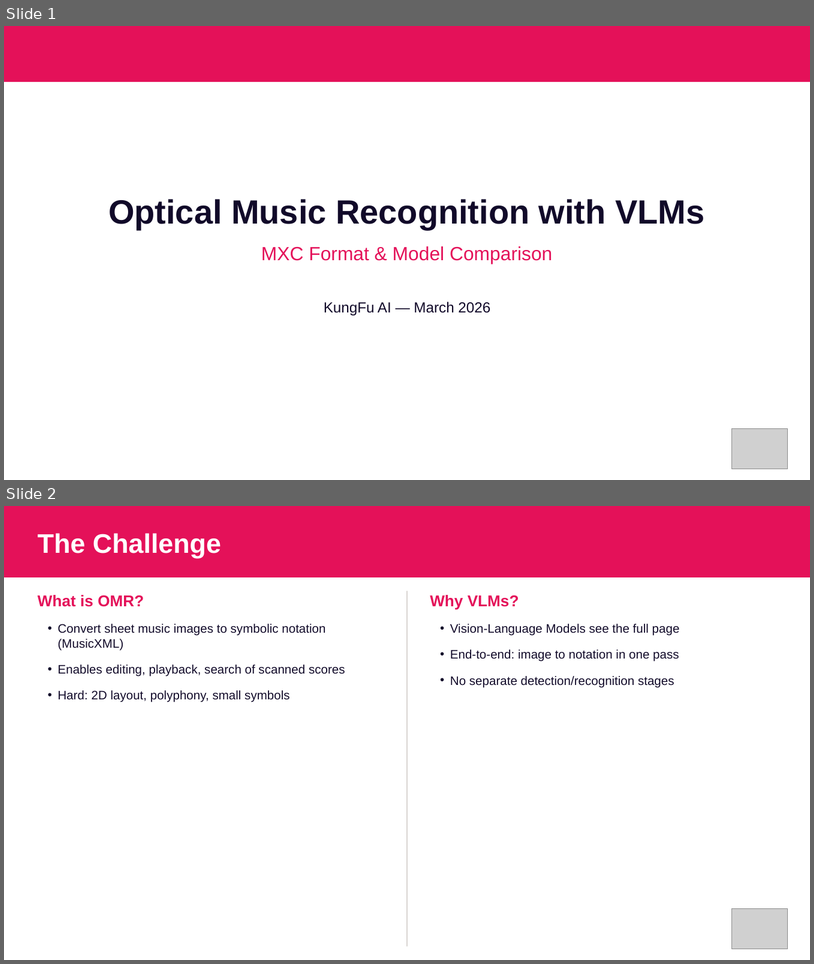
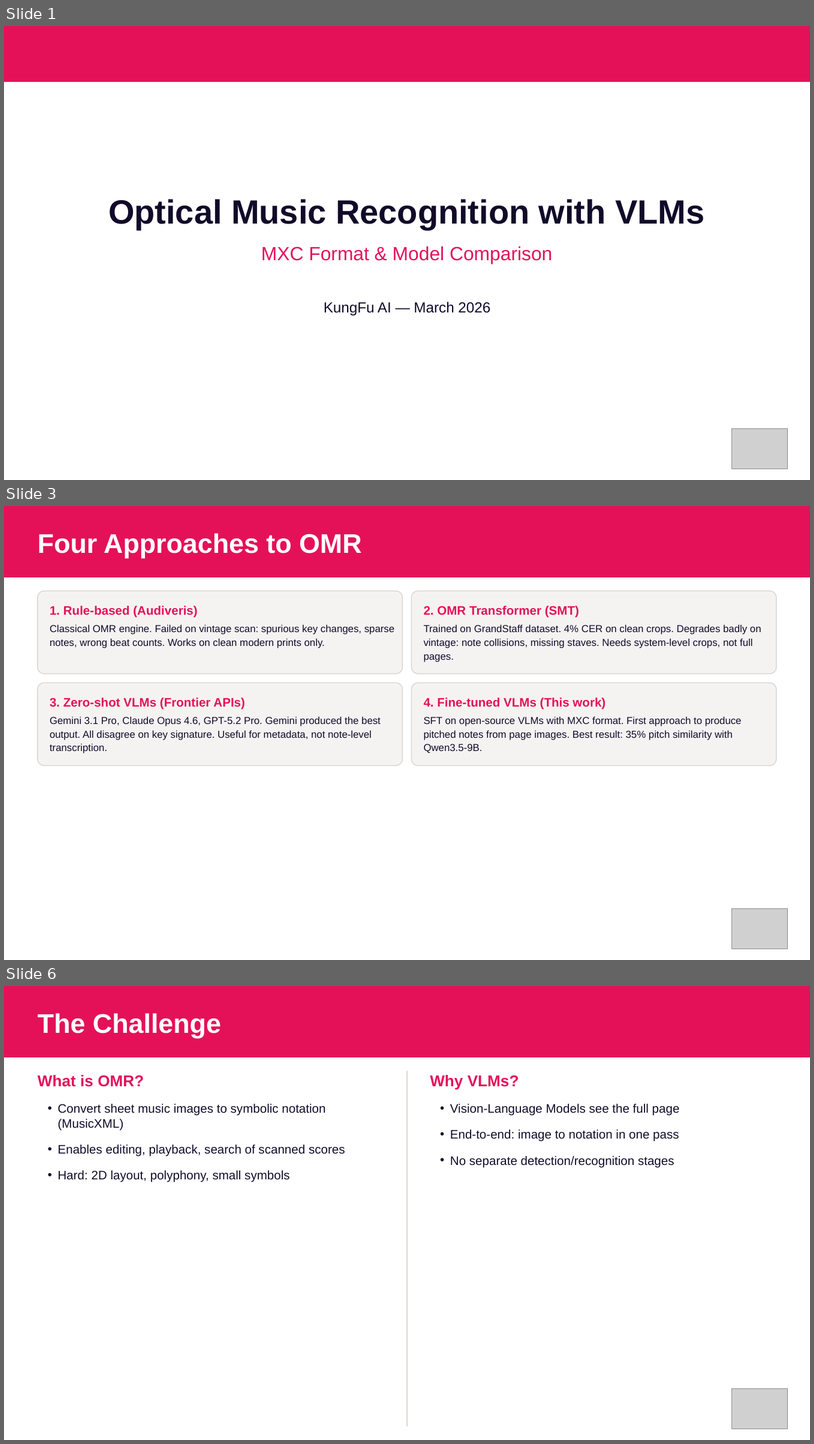
Before and after one commit to kungfuai/CVlization, a slide deck: examples/perception/optical_music_recognition/slides-omr-mxc/omr-mxc-results.pptx. Shown one above the other, each under a label of ours: slides 1 and 2 before the commit, slides 1, 3 and 6 after it; the slides between them are not shown. The pictures are 814x964 and 814x1444 pixels, drawn with LibreOffice and Linux fonts; fonts in the diff are those of the drawing; grey boxes stand for pictures. Boxes give left, top, right and bottom in pixels: in the first picture for what was removed or moved away, otherwise in the second. Text is boxed around its words. In the diff, an @@ line names an element or a change of style, - is before the commit and + after.

Commit message:
Expand deck to 16 slides: add vintage scan, 4 approaches, zero-shot comparison, dataset images

```diff
--- a/examples/perception/optical_music_recognition/slides-omr-mxc/omr-mxc-results.pptx
+++ b/examples/perception/optical_music_recognition/slides-omr-mxc/omr-mxc-results.pptx
@@ slide 3 added at bbox=[4, 506, 810, 960], background #FFFFFF @@
@@ rectangle added at bbox=[4, 506, 810, 578], fill #E41159 @@
@@ text added at bbox=[38, 533, 362, 558], 24 pt, text #FFFFFF, bold @@
+Four Approaches to OMR
@@ rounded rectangle added at bbox=[38, 591, 403, 674], fill #F5F3F2, outline #D9D5D2 0.75 pt @@
@@ rounded rectangle added at bbox=[412, 591, 777, 674], fill #F5F3F2, outline #D9D5D2 0.75 pt @@
@@ text added at bbox=[50, 606, 197, 618], 11 pt, text #E41159, bold @@
+1. Rule-based (Audiveris)
@@ text added at bbox=[424, 606, 579, 618], 11 pt, text #E41159, bold @@
+2. OMR Transformer (SMT)
@@ text added at bbox=[50, 624, 395, 648], 9 pt, text #110A29 @@
+Classical OMR engine. Failed on vintage scan: spurious key changes, sparse notes, wrong beat counts. Works on clean modern prints only.
@@ text added at bbox=[424, 624, 762, 662], 9 pt, text #110A29 @@
+Trained on GrandStaff dataset. 4% CER on clean crops. Degrades badly on vintage: note collisions, missing staves. Needs system-level crops, not full pages.
@@ rounded rectangle added at bbox=[38, 682, 403, 766], fill #F5F3F2, outline #D9D5D2 0.75 pt @@
@@ rounded rectangle added at bbox=[412, 682, 777, 766], fill #F5F3F2, outline #D9D5D2 0.75 pt @@
@@ text added at bbox=[50, 697, 245, 709], 11 pt, text #E41159, bold @@
+3. Zero-shot VLMs (Frontier APIs)
@@ text added at bbox=[424, 697, 606, 709], 11 pt, text #E41159, bold @@
+4. Fine-tuned VLMs (This work)
@@ text added at bbox=[50, 716, 381, 753], 9 pt, text #110A29 @@
+Gemini 3.1 Pro, Claude Opus 4.6, GPT-5.2 Pro. Gemini produced the best output. All disagree on key signature. Useful for metadata, not note-level transcription.
@@ text added at bbox=[424, 716, 742, 753], 9 pt, text #110A29 @@
+SFT on open-source VLMs with MXC format. First approach to produce pitched notes from page images. Best result: 35% pitch similarity with Qwen3.5-9B.
@@ picture added at bbox=[732, 909, 788, 949] @@
@@ what was slide 2 is now slide 6 @@
```
Also in this commit, not shown: 3 other slides added, 16 other files.
